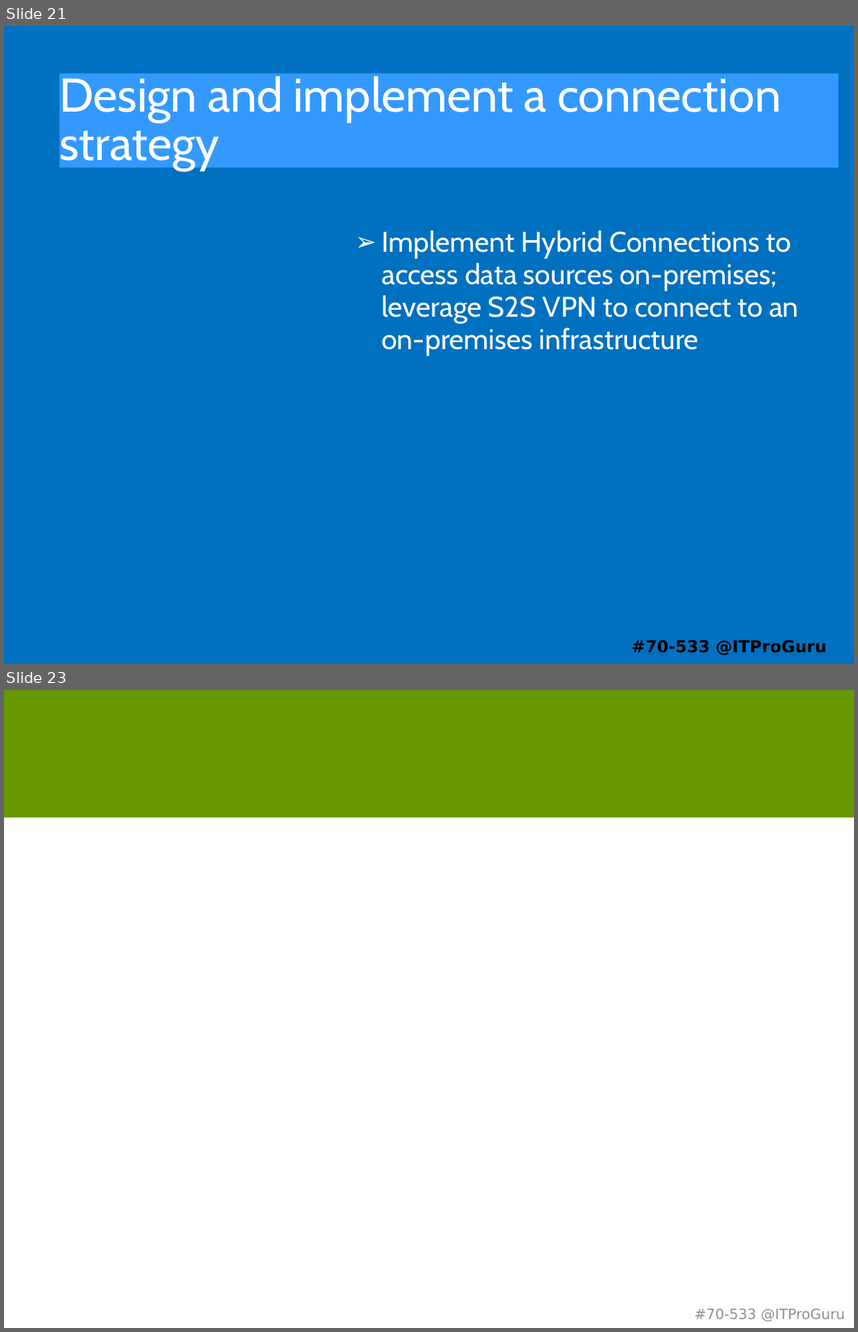
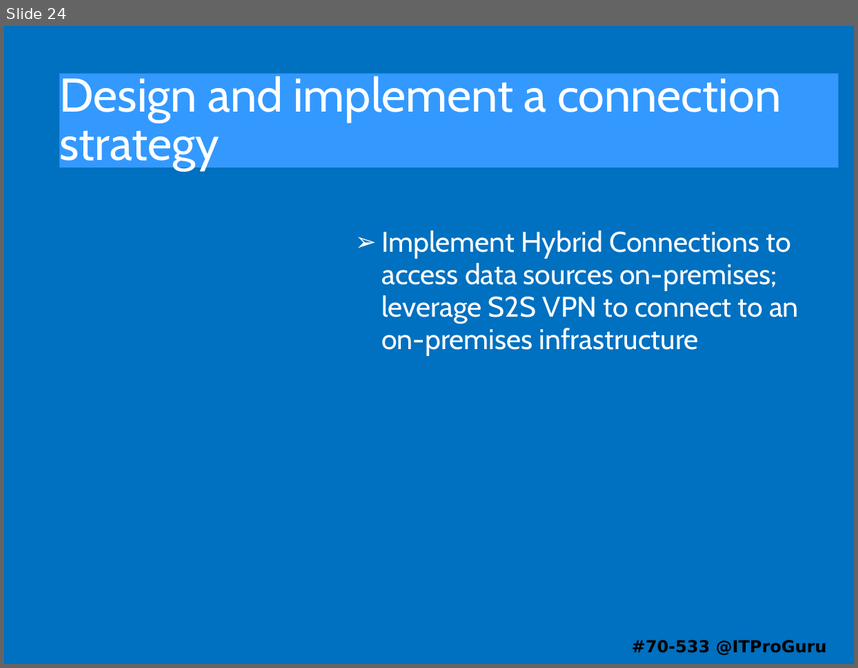
Before and after one commit to guruskill/70-533, a slide deck: 70-533-04-Network.pptx. Shown one above the other, each under a label of ours: slides 21 and 23 before the commit, slide 24 after it; the slides between them are not shown. The pictures are 858x1332 and 858x668 pixels, drawn with LibreOffice and Linux fonts; fonts in the diff are those of the drawing. Boxes give left, top, right and bottom in pixels: in the first picture for what was removed or moved away, otherwise in the second. Text is boxed around its words. In the diff, an @@ line names an element or a change of style, - is before the commit and + after.

```diff
--- a/70-533-04-Network.pptx
+++ b/70-533-04-Network.pptx
@@ slide 23 removed at (4,690,854,1328), background #FFFFFF @@
@@ rectangle removed at (4,690,854,756) @@
@@ rectangle removed at (4,690,854,818) @@
@@ text removed at (695,1308,845,1321) @@
-#70-533 @ITProGuru
@@ what was slide 21 is now slide 24 @@
```
Also in this commit, not shown: 4 slides changed, 7 slides added, 6 other slides removed.
